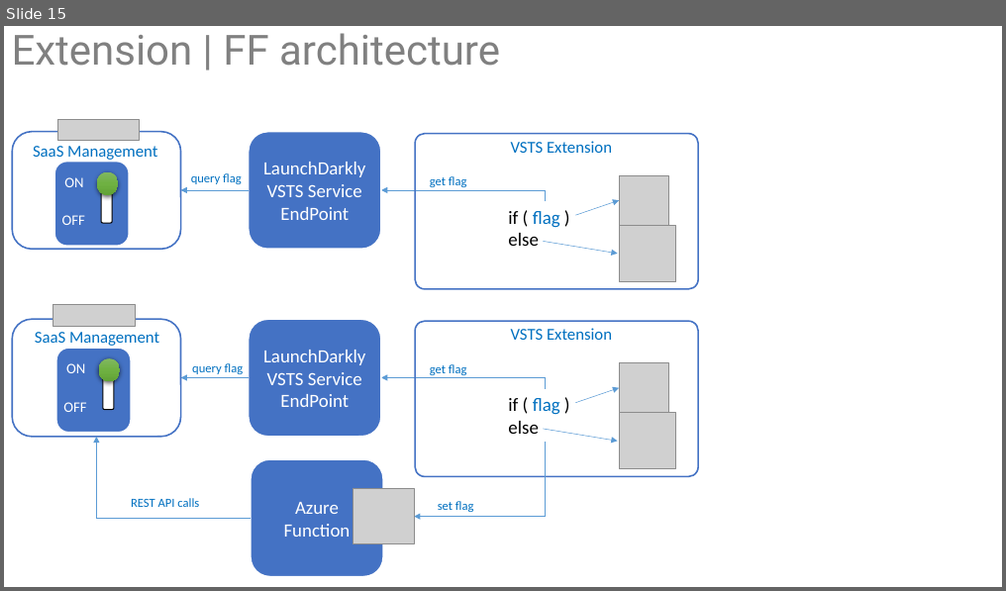
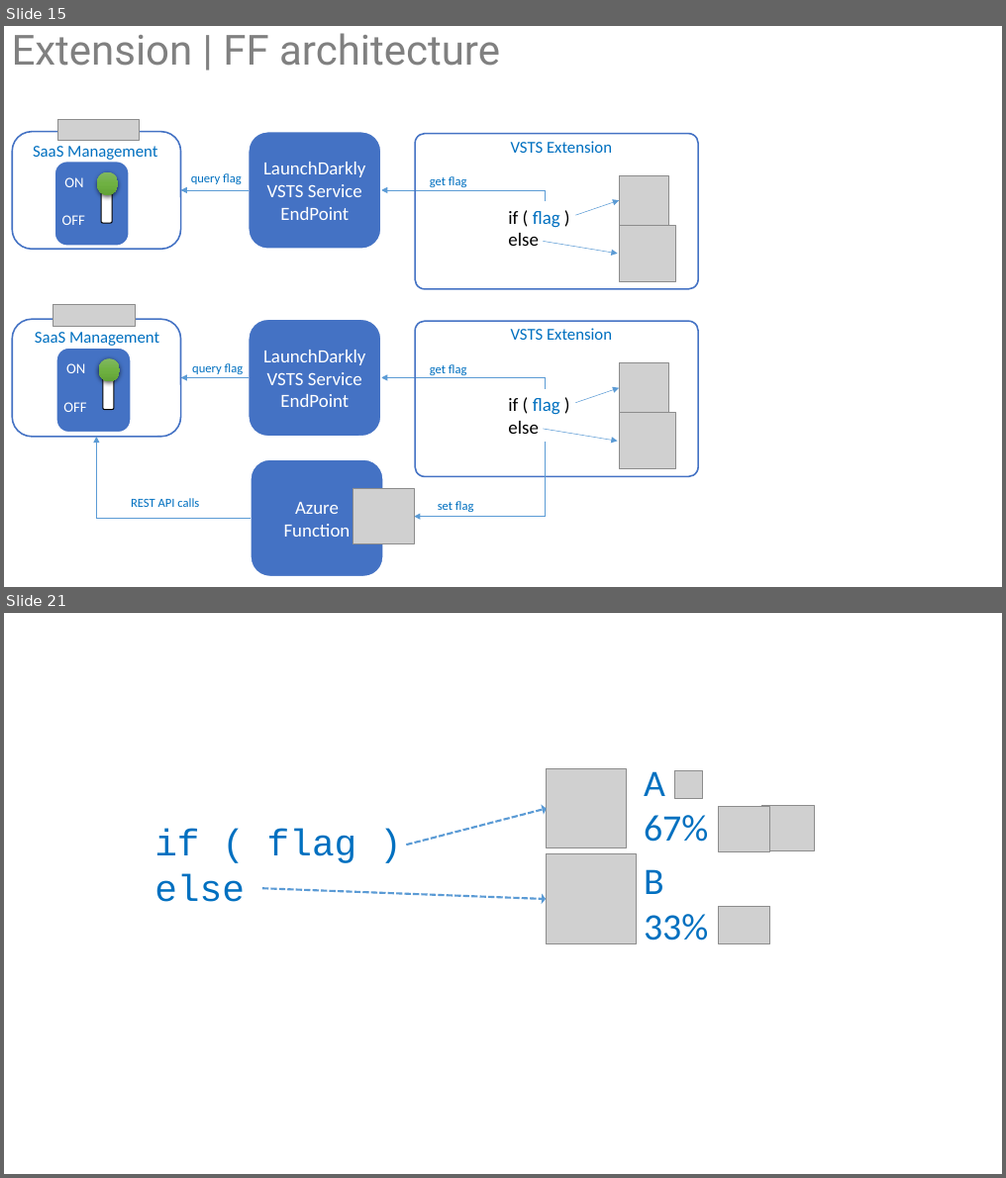
Before and after one commit to ALM-Rangers/Guidance, a slide deck: src/DevOps/Illustrations.pptx. Shown one above the other, each under a label of ours: slide 15 before the commit, slides 15 and 21 after it; the slides between them are not shown. The pictures are 1006x591 and 1006x1178 pixels, drawn with LibreOffice and Linux fonts; fonts in the diff are those of the drawing; grey boxes stand for pictures. Boxes give left, top, right and bottom in pixels: in the first picture for what was removed or moved away, otherwise in the second. Text is boxed around its words. In the diff, an @@ line names an element or a change of style, - is before the commit and + after.

Commit message:
Batch update of images and decks.

```diff
--- a/src/DevOps/Illustrations.pptx
+++ b/src/DevOps/Illustrations.pptx
@@ slide 21 added at bbox=[4, 613, 1002, 1174], background #FFFFFF @@
@@ picture added at bbox=[547, 768, 627, 849] @@
@@ text added at bbox=[644, 771, 708, 842], 36 pt, text #0070C0 @@
+A
+67%
@@ picture added at bbox=[674, 771, 703, 799] @@
@@ arrow added from (407, 845) to (547, 808), #5B9BD5 2 pt dashed @@
@@ picture added at bbox=[718, 806, 770, 851] @@
@@ picture added at bbox=[762, 806, 814, 851] @@
@@ text added at bbox=[154, 829, 357, 902], 36 pt, text #0070C0 @@
+if ( flag )
+else
@@ picture added at bbox=[546, 854, 637, 945] @@
@@ text added at bbox=[644, 869, 708, 941], 36 pt, text #0070C0 @@
+B
+33%
@@ arrow added from (262, 888) to (546, 899), #5B9BD5 2 pt dashed @@
@@ picture added at bbox=[718, 906, 770, 945] @@
```
Also in this commit, not shown: 11 other slides added, 41 other files.
